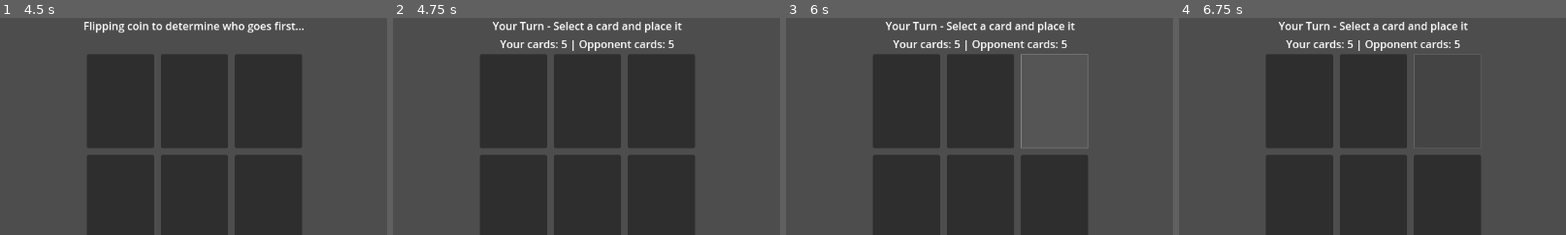
Above: before the commit, frames 1-4 (left to right).
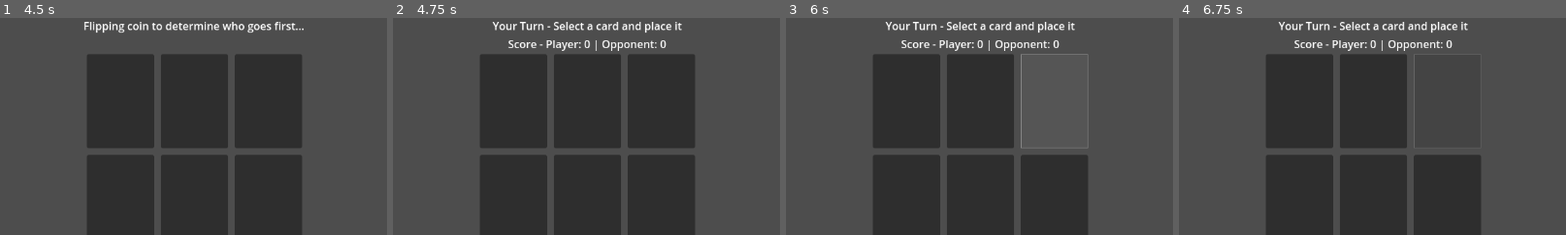
Above: after the commit, the same moments.

Repository: leslieharding/Mnemosyne
Game: Godot game, scene res://Scenes/MainMenu.tscn
Two runs of this game, one before a commit and one after it. Both use one fixed random seed, a clock stepped at 60 frames per second and the inputs below.
Inputs (mouse positions are % of the whole screen's width and height, from its top left):
- Up to frame 1 (4.5 s): click "New Game" at 0.5 s; click "New Game" at 1.25 s; click "Apollo" at 2 s; click "The Sun" at 2.75 s; click "Start Game" at 3.5 s; tap Enter (ui_accept) at 4.25 s; move the mouse to (72, 45) at 4.27 s; hold Right (ui_right) from 4.28 s (still down); hold Enter (ui_accept) from 4.28 s (still down); click (72, 45) at 4.42 s
- Up to frame 2 (4.75 s): keep holding Right (ui_right); keep holding Enter (ui_accept)
- Up to frame 3 (6 s): move the mouse to (30, 55) at 5.02 s; release Right (ui_right) at 5.03 s; release Enter (ui_accept) at 5.03 s; hold Down (ui_down) 5.03-5.78 s; tap Enter (ui_accept) at 5.1, 5.27, 5.57, 5.75 s; click (30, 55) at 5.17 s; move the mouse to (60, 28) at 5.77 s; hold Right (ui_right) from 5.78 s (still down); hold Enter (ui_accept) from 5.78 s (still down); click (60, 28) at 5.92 s
- Up to frame 4 (6.75 s): move the mouse to (45, 70) at 6.52 s; release Right (ui_right) at 6.53 s; release Enter (ui_accept) at 6.53 s; hold Up (ui_up) from 6.53 s (still down); tap Enter (ui_accept) at 6.6 s; click (45, 70) at 6.67 s
The pictures show only the part of the screen within x 25-75%, y 0-50%; the shares and areas given below are measured in that part.

Frame 1 is identical in both runs. In frame 2, 0.9% of the frame differs, in the area x 27-73%, y 10-16%; in frame 3, 0.9%; in frame 4, 0.9%.

Commit message:
Update apollo_game.gd

Diff:
--- a/Scripts/apollo_game.gd
+++ b/Scripts/apollo_game.gd
@@ -11,11 +11,21 @@
 var grid_size: int = 3  # 3x3 grid
 var grid_slots: Array = []  # References to grid slot panels
 var grid_occupied: Array = []  # Track which slots have cards
+var grid_ownership: Array = []  # Track who owns each card (can change via combat)
+var grid_card_data: Array = []  # Track the actual card data for each slot
+
+# Player types for ownership tracking
+enum Owner {
+	NONE,
+	PLAYER,
+	OPPONENT
+}
 
 # Selected card visuals
 var selected_grid_style: StyleBoxFlat
 var default_grid_style: StyleBoxFlat
 var hover_grid_style: StyleBoxFlat
+var player_card_style: StyleBoxFlat
 var opponent_card_style: StyleBoxFlat
 
 # Game managers
@@ -115,17 +125,31 @@
 		else:
 			print("Opponent already thinking, skipping turn start")
 
+# Calculate and return current scores
+func get_current_scores() -> Dictionary:
+	var player_score = 0
+	var opponent_score = 0
+
+	for owner in grid_ownership:
+		if owner == Owner.PLAYER:
+			player_score += 1
+		elif owner == Owner.OPPONENT:
+			opponent_score += 1
+
+	return {"player": player_score, "opponent": opponent_score}
+
 # Update the game status display
 func update_game_status():
-	var opponent_info = opponent_manager.get_opponent_info()
+	var scores = get_current_scores()
 
 	if turn_manager.is_player_turn():
 		game_status_label.text = "Your Turn - Select a card and place it"
 	else:
+		var opponent_info = opponent_manager.get_opponent_info()
 		game_status_label.text = "Opponent's Turn - " + opponent_info.name + " is thinking..."
 
-	# Update deck info to show both players' remaining cards
-	deck_name_label.text = "Your cards: " + str(player_deck.size()) + " | Opponent cards: " + str(opponent_info.cards_remaining)
+	# Update to show scores instead of card counts
+	deck_name_label.text = "Score - Player: " + str(scores.player) + " | Opponent: " + str(scores.opponent)
 
 # Enable player input controls
 func enable_player_input():
@@ -173,6 +197,69 @@
 	# Let opponent make their move
 	opponent_manager.take_turn(available_slots)
 
+# Resolve combat when a card is placed
+func resolve_combat(grid_index: int, attacking_owner: Owner, attacking_card: CardResource):
+	print("Resolving combat for card at slot ", grid_index)
+
+	var captures = []
+	var grid_x = grid_index % grid_size
+	var grid_y = grid_index / grid_size
+
+	# Check all 4 adjacent positions
+	var directions = [
+		{"dx": 0, "dy": -1, "my_value_index": 0, "their_value_index": 2, "name": "North"},  # North: my North vs their South
+		{"dx": 1, "dy": 0, "my_value_index": 1, "their_value_index": 3, "name": "East"},   # East: my East vs their West
+		{"dx": 0, "dy": 1, "my_value_index": 2, "their_value_index": 0, "name": "South"},  # South: my South vs their North
+		{"dx": -1, "dy": 0, "my_value_index": 3, "their_value_index": 1, "name": "West"}   # West: my West vs their East
+	]
+
+	for direction in directions:
+		var adj_x = grid_x + direction.dx
+		var adj_y = grid_y + direction.dy
+		var adj_index = adj_y * grid_size + adj_x
+
+		# Check if adjacent position is within bounds and occupied
+		if adj_x >= 0 and adj_x < grid_size and adj_y >= 0 and adj_y < grid_size:
+			if grid_occupied[adj_index]:
+				var adjacent_owner = grid_ownership[adj_index]
+
+				# Only battle if the adjacent card is owned by the opponent
+				if adjacent_owner != Owner.NONE and adjacent_owner != attacking_owner:
+					var adjacent_card = grid_card_data[adj_index]
+
+					var my_value = attacking_card.values[direction.my_value_index]
+					var their_value = adjacent_card.values[direction.their_value_index]
+
+					print("Combat ", direction.name, ": My ", my_value, " vs Their ", their_value)
+
+					# If my value is greater, I capture their card
+					if my_value > their_value:
+						print("Captured card at slot ", adj_index, "!")
+						captures.append(adj_index)
+
+	# Apply all captures
+	for captured_index in captures:
+		grid_ownership[captured_index] = attacking_owner
+		print("Card at slot ", captured_index, " is now owned by ", "Player" if attacking_owner == Owner.PLAYER else "Opponent")
+
+	# Update visuals for all affected cards
+	update_board_visuals()
+
+	return captures.size()  # Return number of captures for potential future use
+
+# Update all card visuals based on current ownership
+func update_board_visuals():
+	for i in range(grid_slots.size()):
+		if grid_occupied[i]:
+			var slot = grid_slots[i]
+			var card_display = slot.get_child(0)  # The card display should be the first child
+
+			# Apply styling based on current ownership
+			if grid_ownership[i] == Owner.PLAYER:
+				card_display.panel.add_theme_stylebox_override("panel", player_card_style)
+			elif grid_ownership[i] == Owner.OPPONENT:
+				card_display.panel.add_theme_stylebox_override("panel", opponent_card_style)
+
 # Handle opponent card placement
 func _on_opponent_card_placed(grid_index: int):
 	print("Opponent card placed signal received for slot: ", grid_index)
@@ -187,8 +274,17 @@
 		opponent_is_thinking = false  # Reset thinking flag on error
 		return
 
-	# Mark the slot as occupied
+	# Get the card data that the opponent just played
+	var opponent_card_data = opponent_manager.get_last_played_card()
+	if not opponent_card_data:
+		print("Warning: Could not get opponent card data!")
+		opponent_is_thinking = false
+		return
+
+	# Mark the slot as occupied and set ownership
 	grid_occupied[grid_index] = true
+	grid_ownership[grid_index] = Owner.OPPONENT
+	grid_card_data[grid_index] = opponent_card_data
 
 	# Get the slot
 	var slot = grid_slots[grid_index]
@@ -208,19 +304,18 @@
 	# Set higher z-index so the card appears on top
 	card_display.z_index = 1
 
-	# Get the card data that the opponent just played
-	var opponent_card_data = opponent_manager.get_last_played_card()
-	if opponent_card_data:
-		# Setup the card display with the actual card data
-		card_display.setup(opponent_card_data)
-
-		# Apply opponent styling to distinguish from player cards
-		var opponent_style = opponent_card_style.duplicate()
-		card_display.panel.add_theme_stylebox_override("panel", opponent_style)
-	else:
-		print("Warning: Could not get opponent card data!")
-
-	print("Opponent placed card: ", opponent_card_data.card_name if opponent_card_data else "Unknown", " at slot ", grid_index)
+	# Setup the card display with the actual card data
+	card_display.setup(opponent_card_data)
+
+	# Apply opponent styling
+	card_display.panel.add_theme_stylebox_override("panel", opponent_card_style)
+
+	print("Opponent placed card: ", opponent_card_data.card_name, " at slot ", grid_index)
+
+	# Resolve combat
+	var captures = resolve_combat(grid_index, Owner.OPPONENT, opponent_card_data)
+	if captures > 0:
+		print("Opponent captured ", captures, " cards!")
 
 	# Clear the thinking flag since opponent finished their turn
 	opponent_is_thinking = false
@@ -248,13 +343,22 @@
 
 # End the game
 func end_game():
-	game_status_label.text = "Game Over!"
+	var scores = get_current_scores()
+	var winner = ""
+
+	if scores.player > scores.opponent:
+		winner = "You win!"
+	elif scores.opponent > scores.player:
+		winner = "Opponent wins!"
+	else:
+		winner = "It's a tie!"
+
+	game_status_label.text = "Game Over! " + winner
 	disable_player_input()
 	opponent_is_thinking = false  # Reset thinking flag
 	turn_manager.end_game()
 
-	# TODO: Add win/loss logic and scoring
-	print("Game ended - implement scoring logic here")
+	print("Game ended - Final score: Player ", scores.player, " | Opponent ", scores.opponent)
 
 # Set up input processing for keyboard navigation (only when player's turn)
 func _input(event):
@@ -434,6 +538,15 @@
 	hover_grid_style.border_width_bottom = 1
 	hover_grid_style.border_color = Color("#888888")
 
+	# Player card style (blue border)
+	player_card_style = StyleBoxFlat.new()
+	player_card_style.bg_color = Color("#444444")
+	player_card_style.border_width_left = 2
+	player_card_style.border_width_top = 2
+	player_card_style.border_width_right = 2
+	player_card_style.border_width_bottom = 2
+	player_card_style.border_color = Color("#4444FF")  # Blue for player
+
 	# Opponent card style (red border)
 	opponent_card_style = StyleBoxFlat.new()
 	opponent_card_style.bg_color = Color("#444444")
@@ -462,6 +575,8 @@
 	# Clear tracking arrays
 	grid_slots.clear()
 	grid_occupied.clear()
+	grid_ownership.clear()
+	grid_card_data.clear()
 
 	# Add 9 empty slots
 	for i in range(grid_size * grid_size):
@@ -483,6 +598,8 @@
 		board_container.add_child(slot)
 		grid_slots.append(slot)
 		grid_occupied.append(false)
+		grid_ownership.append(Owner.NONE)
+		grid_card_data.append(null)
 
 		# Apply default style
 		slot.add_theme_stylebox_override("panel", default_grid_style)
@@ -632,8 +749,10 @@
 	# Store a reference to the card data before removing it
 	var card_data = player_deck[selected_card_index]
 
-	# Mark the grid as occupied
+	# Mark the slot as occupied and set ownership
 	grid_occupied[current_grid_index] = true
+	grid_ownership[current_grid_index] = Owner.PLAYER
+	grid_card_data[current_grid_index] = card_data
 
 	# Get the current slot
 	var slot = grid_slots[current_grid_index]
@@ -657,7 +776,15 @@
 	# Setup the card with the card resource data (using our stored reference)
 	card_display.setup(card_data)
 
+	# Apply player styling initially
+	card_display.panel.add_theme_stylebox_override("panel", player_card_style)
+
 	print("Card placed on grid at position", current_grid_index)
+
+	# Resolve combat
+	var captures = resolve_combat(current_grid_index, Owner.PLAYER, card_data)
+	if captures > 0:
+		print("Player captured ", captures, " cards!")
 
 	# Remove the card from the hand
 	var temp_index = selected_card_index
